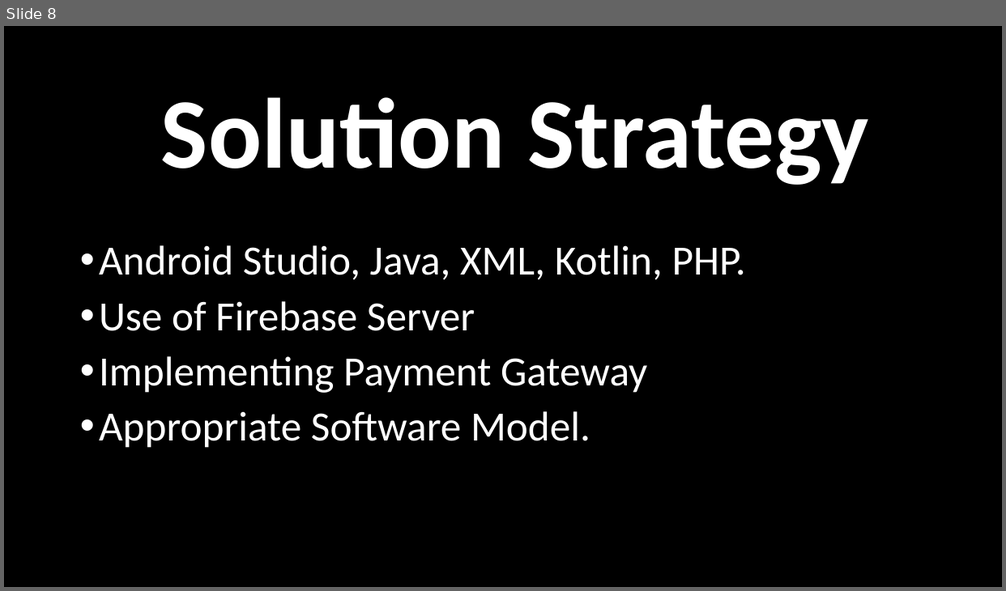
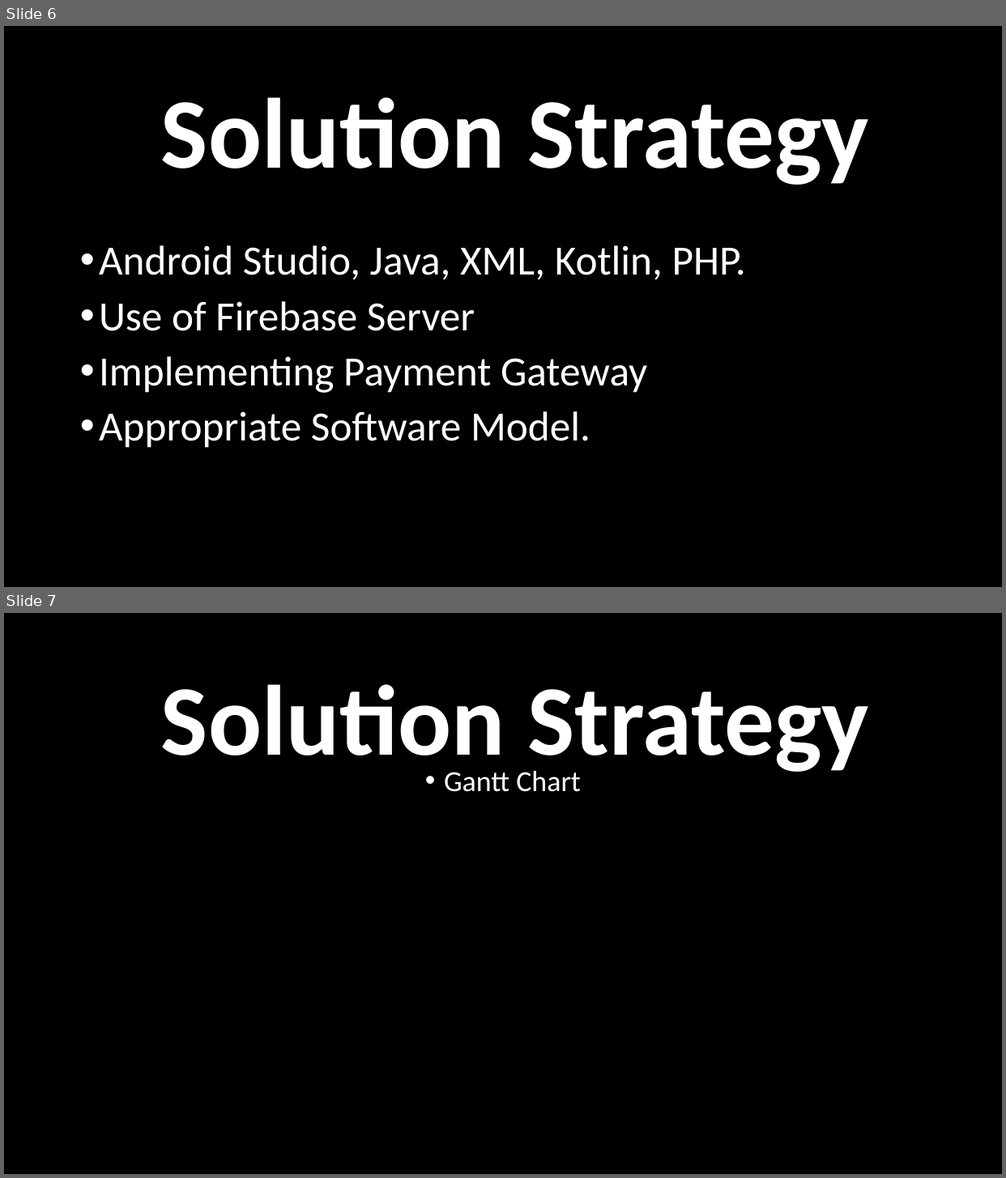
Before and after one commit to pritz10/Dissertation-Mini-Project-2018-, a slide deck: Home Stays.pptx. Shown one above the other, each under a label of ours: slide 8 before the commit, slides 6 and 7 after it. The pictures are 1006x591 and 1006x1178 pixels, drawn with LibreOffice and Linux fonts; fonts in the diff are those of the drawing. Boxes give left, top, right and bottom in pixels: in the first picture for what was removed or moved away, otherwise in the second. Text is boxed around its words. In the diff, an @@ line names an element or a change of style, - is before the commit and + after.

```diff
--- a/Home Stays.pptx
+++ b/Home Stays.pptx
@@ slide 7 added at [4, 613, 1002, 1174], background #000000 @@
@@ text added at [161, 684, 870, 778], 96 pt, text #FFFFFF, bold @@
+Solution Strategy
@@ text added at [444, 771, 581, 792], 28 pt, text #FFFFFF @@
+• Gantt Chart
@@ what was slide 8 is now slide 6 @@
```
Also in this commit, not shown: 8 slides changed, 8 other slides added, 2 slides removed, 4 other files.
